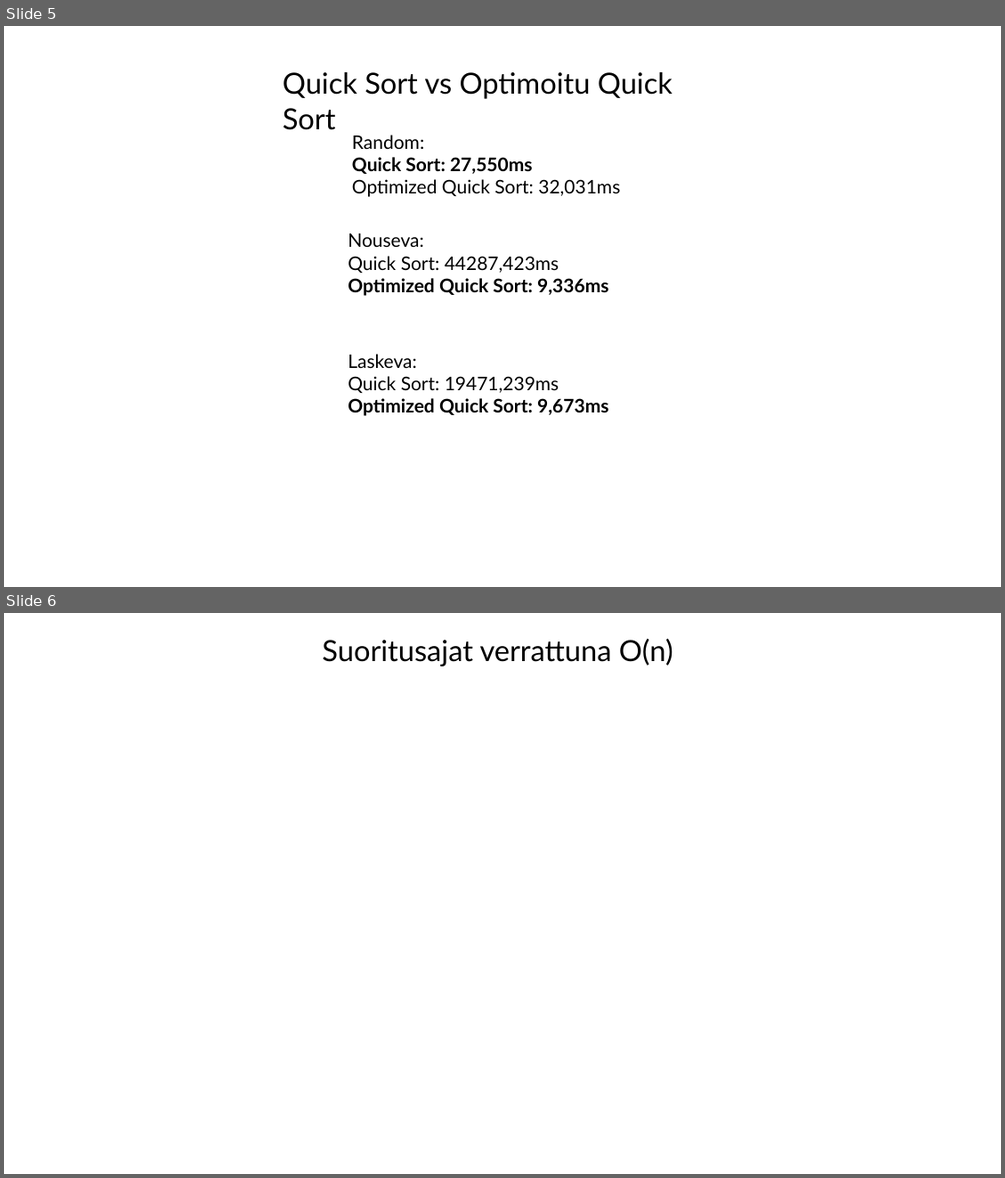
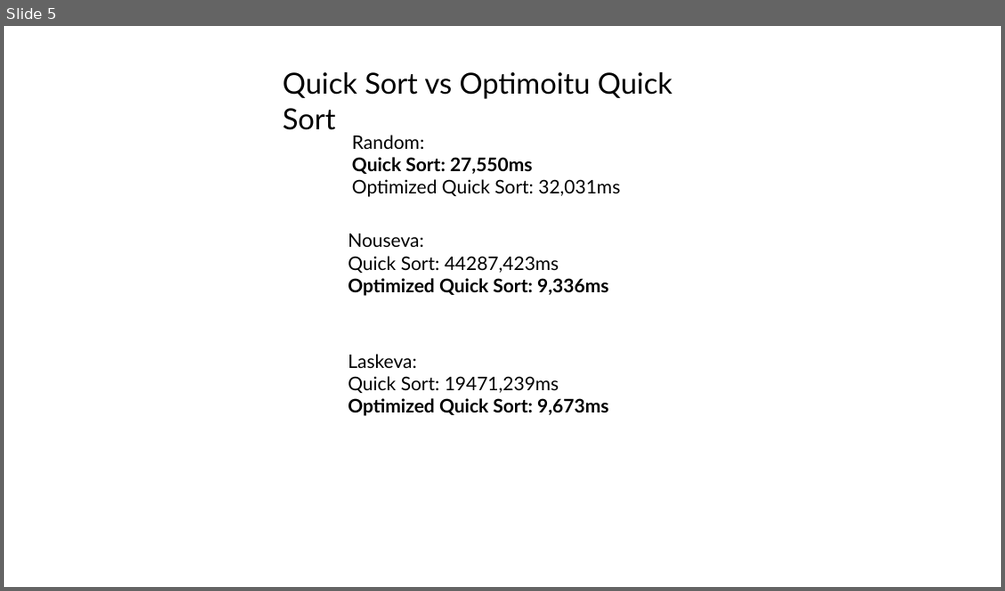
Before and after one commit to KeskinenNiilo/SortAlgorithmsJava, a slide deck: dokumentointi.pptx. Shown one above the other, each under a label of ours: slides 5 and 6 before the commit, slide 5 after it. The pictures are 1005x1178 and 1005x591 pixels, drawn with LibreOffice and Linux fonts; fonts in the diff are those of the drawing. Boxes give left, top, right and bottom in pixels: in the first picture for what was removed or moved away, otherwise in the second. Text is boxed around its words. In the diff, an @@ line names an element or a change of style, - is before the commit and + after.

```diff
--- a/dokumentointi.pptx
+++ b/dokumentointi.pptx
@@ slide 6 removed at bbox=[4, 613, 1001, 1174], background #FFFFFF @@
@@ text removed at bbox=[322, 639, 673, 666] @@
-Suoritusajat verrattuna O(n)
```
Also in this commit, not shown: 3 slides changed, 1 slide added, 2 other files.
